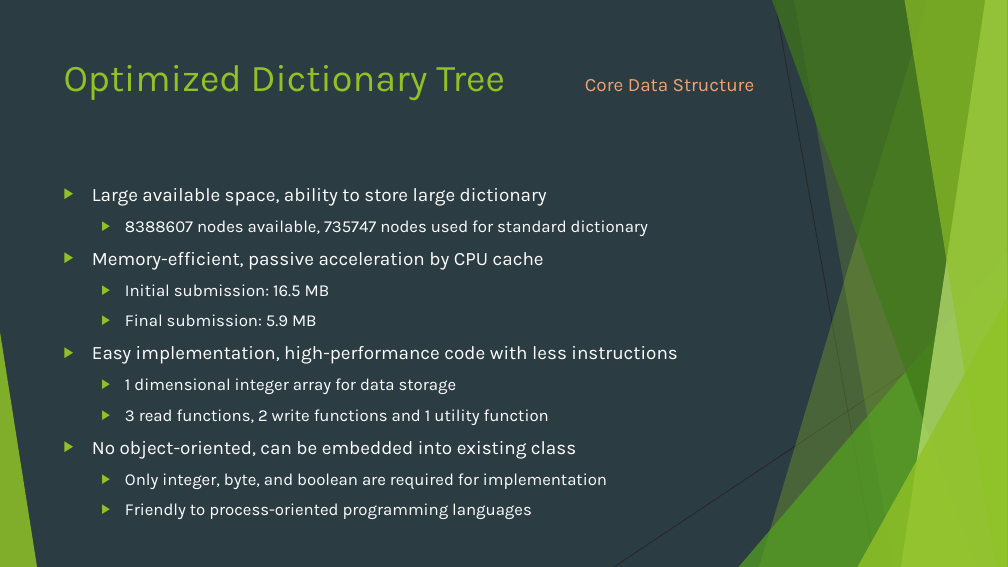
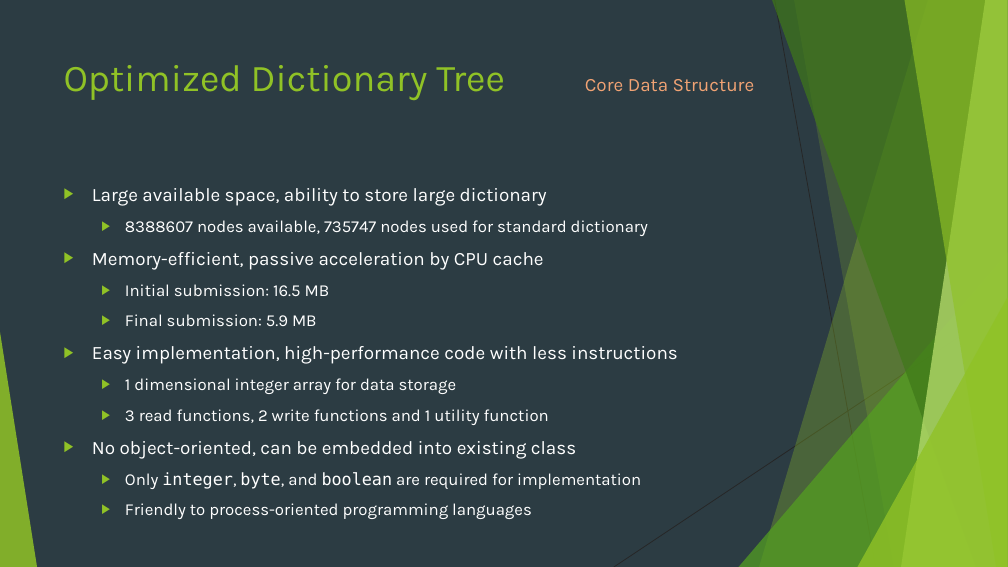
Before and after one commit to XuZhen86/CSE2010TermProject, a slide deck: slide 3 of Presentation.pptx. Drawn at 1008x567 pixels with LibreOffice and Linux fonts; fonts in the diff are those of the drawing. Boxes give left, top, right and bottom in pixels: in the first picture for what was removed or moved away, otherwise in the second. Text is boxed around its words. In the diff, an @@ line names an element or a change of style, - is before the commit and + after.

```diff
--- a/Presentation.pptx
+++ b/Presentation.pptx
@@ text at box(125, 472, 641, 489): font Karla to DejaVu Sans Mono in "integer, byte, boolean" @@
```
Also in this commit, not shown: 1 other slide changed, 1 slide added.
